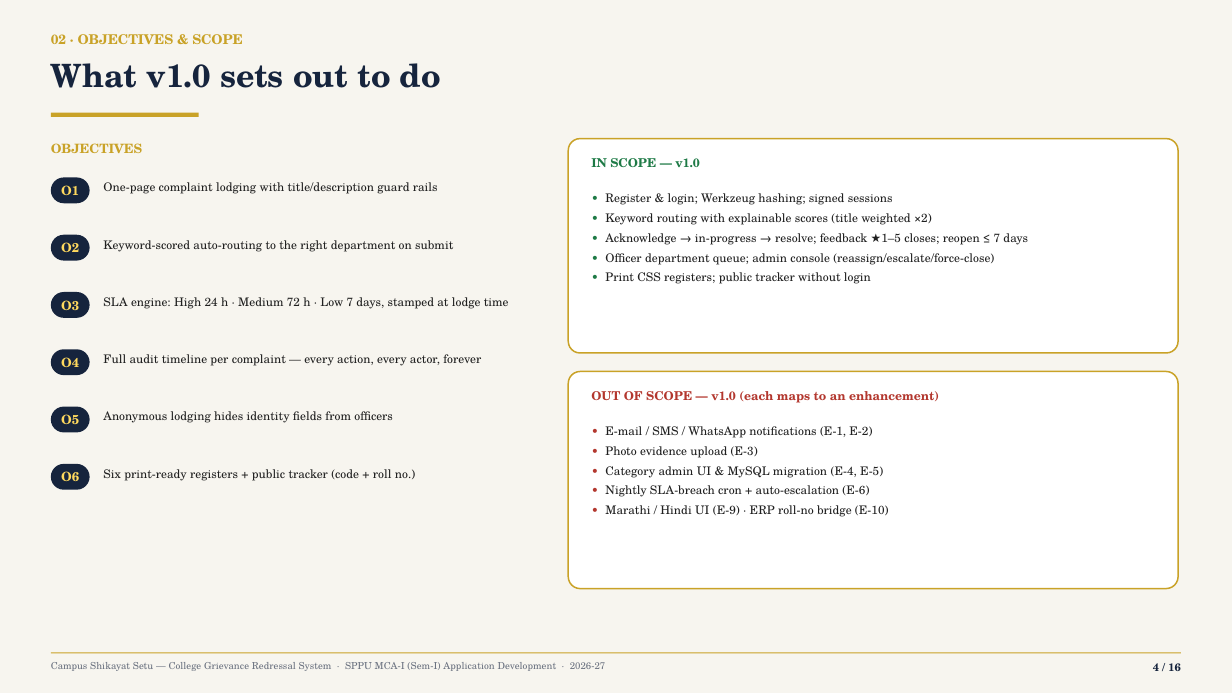
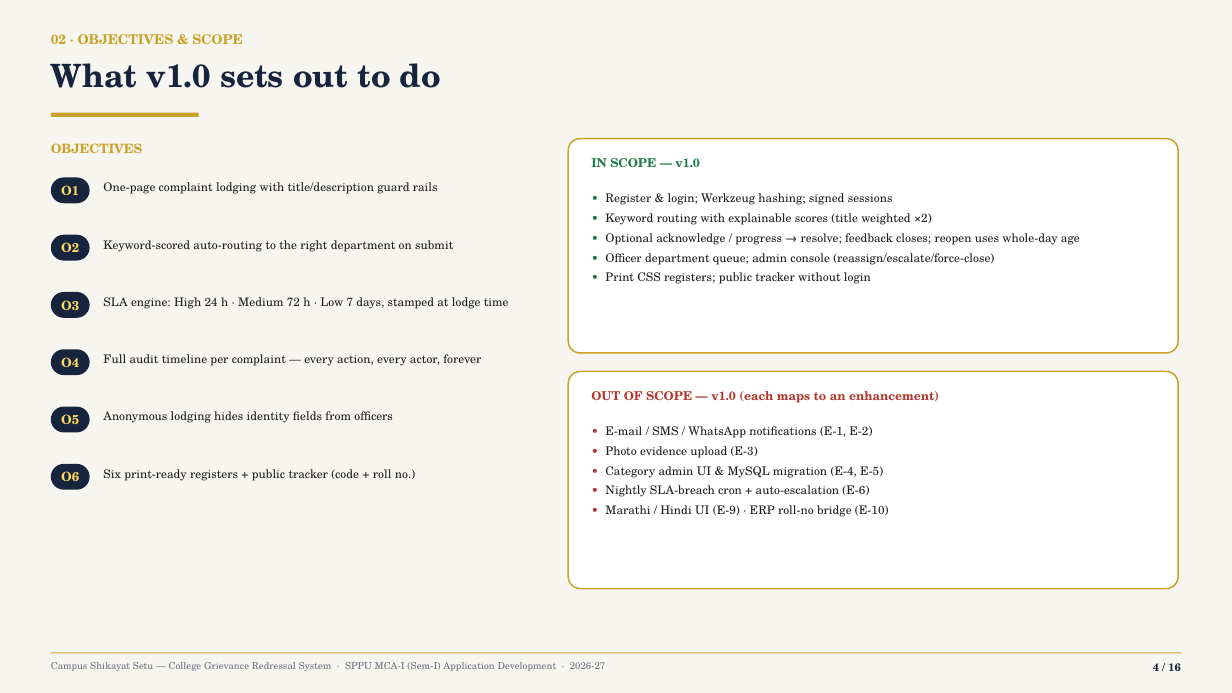
Before and after one commit to Yashwant-git392/Yashwant-git392, a slide deck: slide 4 of shikayat-setu/presentation/CampusShikayatSetu_MCA-Mini-Project_Review.pptx. Drawn at 1232x693 pixels with LibreOffice and Linux fonts; fonts in the diff are those of the drawing. Boxes give left, top, right and bottom in pixels: in the first picture for what was removed or moved away, otherwise in the second. Text is boxed around its words. In the diff, an @@ line names an element or a change of style, - is before the commit and + after.

```diff
--- a/shikayat-setu/presentation/CampusShikayatSetu_MCA-Mini-Project_Review.pptx
+++ b/shikayat-setu/presentation/CampusShikayatSetu_MCA-Mini-Project_Review.pptx
@@ text at <box>605,233,1080,245</box>: text changed @@
-• Acknowledge → in-progress → resolve; feedback ★1–5 closes; reopen ≤ 7 days
+• Optional acknowledge / progress → resolve; feedback closes; reopen uses whole-day age
```
Also in this commit, not shown: 10 other slides changed, 17 other files.
